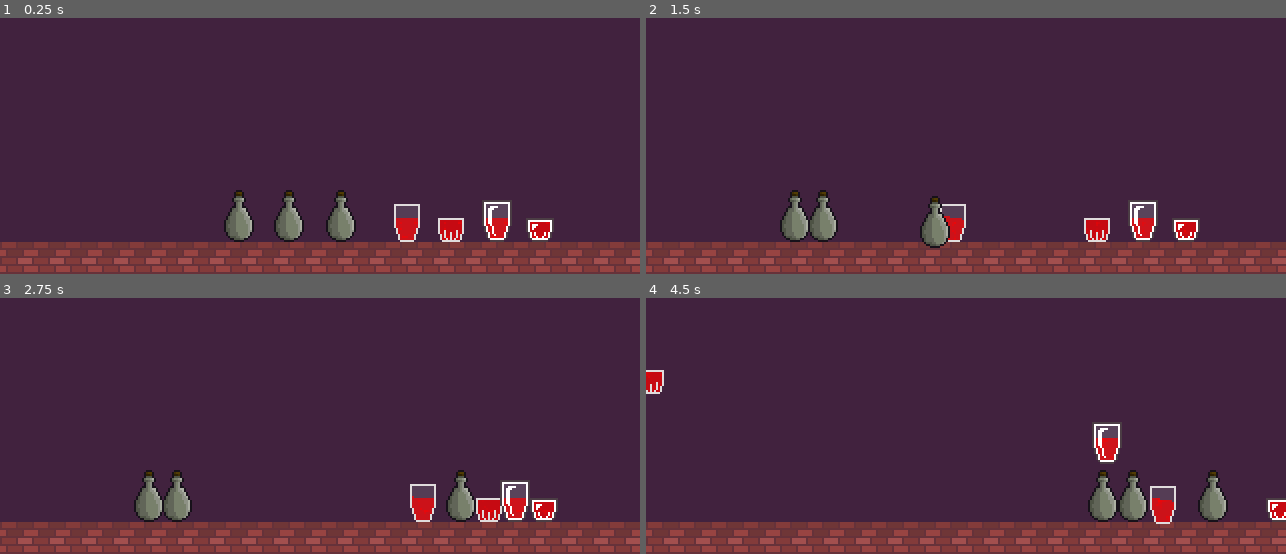
Above: before the commit, frames 1-4 (two rows, left to right).
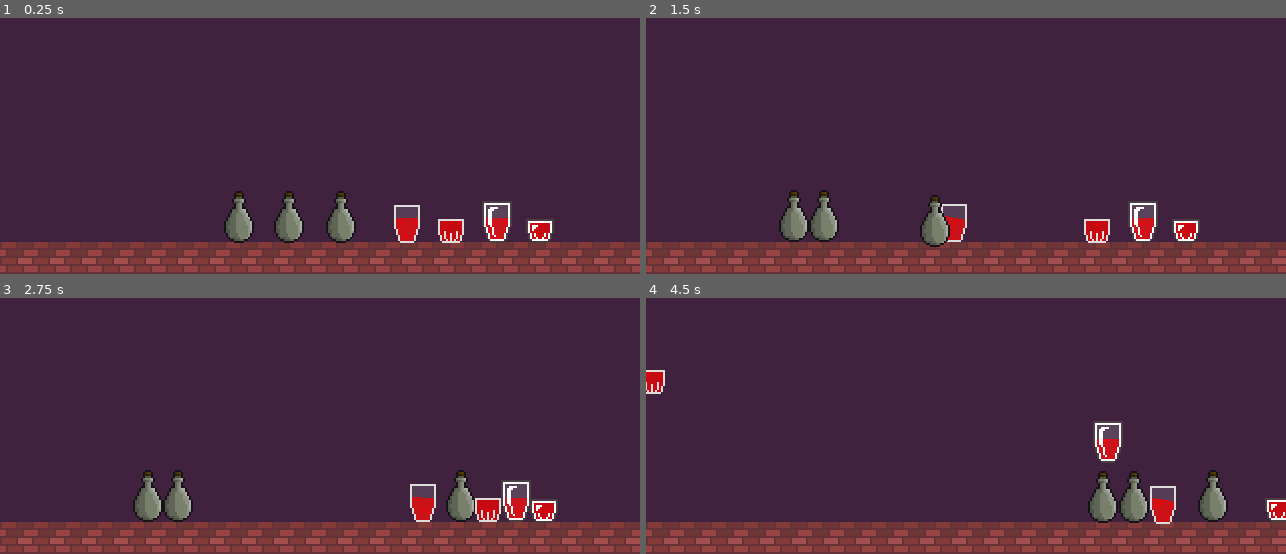
Above: after the commit, the same moments.

Repository: Dowsley/the-witching-hour
Game: Godot game, scene res://src/game.tscn
The game is run twice, just before and just after one commit, with the same random seed, the same clock (stepped at 60 frames per second) and the same inputs.
Inputs (mouse positions are in pixels of both pictures, inside the frame that each line leads up to):
- Up to frame 1 (0.25 s): no input
- Up to frame 2 (1.5 s): tap Enter at 0.5 s; drag from (1055, 222) to (882, 217) at 0.52 s; drag from (850, 215) to (1094, 230) at 1.27 s
- Up to frame 3 (2.75 s): move the mouse to (179, 495) at 2.02 s; click (179, 495) at 2.17 s
- Up to frame 4 (4.5 s): tap Space at 2.75 s; drag from (793, 495) to (1106, 495) at 2.77 s; drag from (1222, 510) to (998, 374) at 3.52 s; drag from (1247, 500) to (825, 323) at 4.27 s

The runs differ from the first frame. In frame 1, 0.7% of the frame differs, in the area x 35-87%, y 67-88%; in frame 2, 0.8%, in the area x 20-87%, y 67-90%; in frame 3, 0.7%; in frame 4, 0.7%.

Commit message:
Attempting canvas_size scaling

Diff:
--- a/project.godot
+++ b/project.godot
@@ -28,8 +28,9 @@
 window/size/viewport_height=180
 window/size/mode=3
 window/size/borderless=true
-window/stretch/mode="viewport"
+window/stretch/mode="canvas_items"
 window/size/fullscreen=true
+window/defaults/default_clear_color=Color(0, 0, 0, 1)
 
 [importer_defaults]
 
